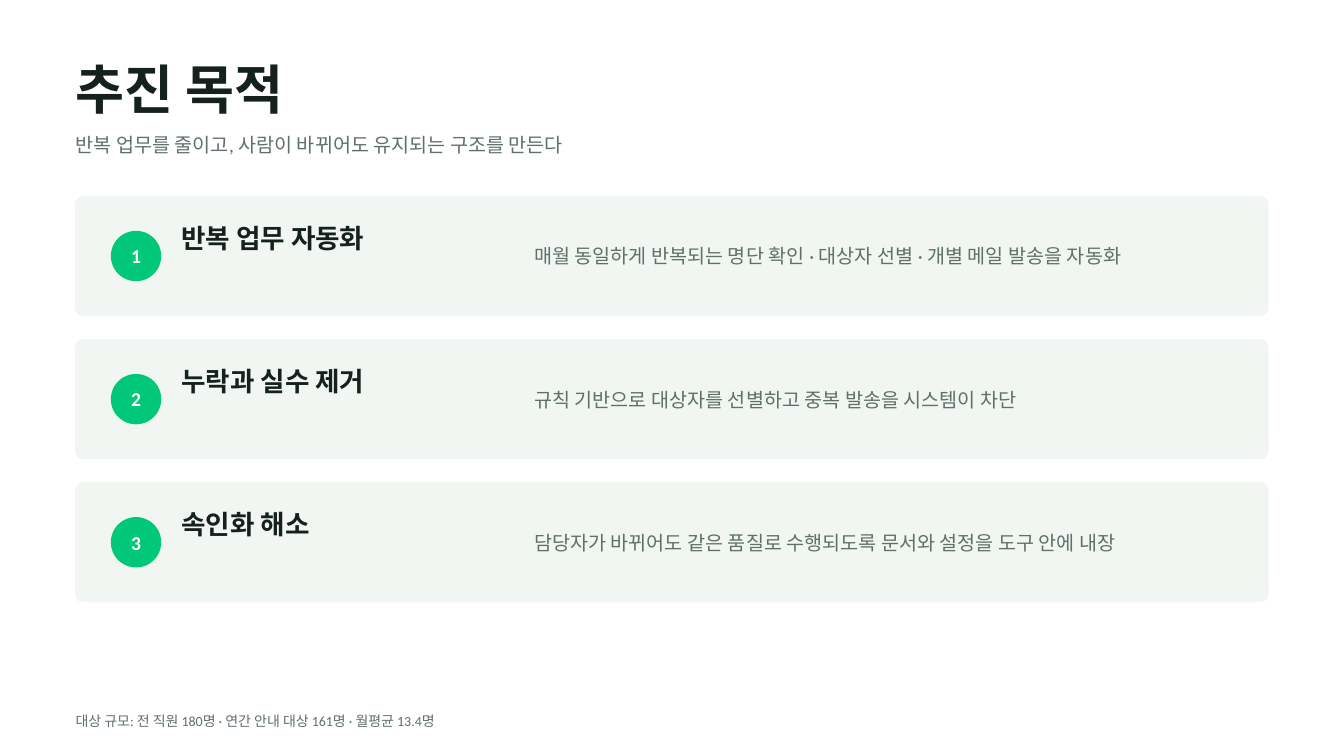
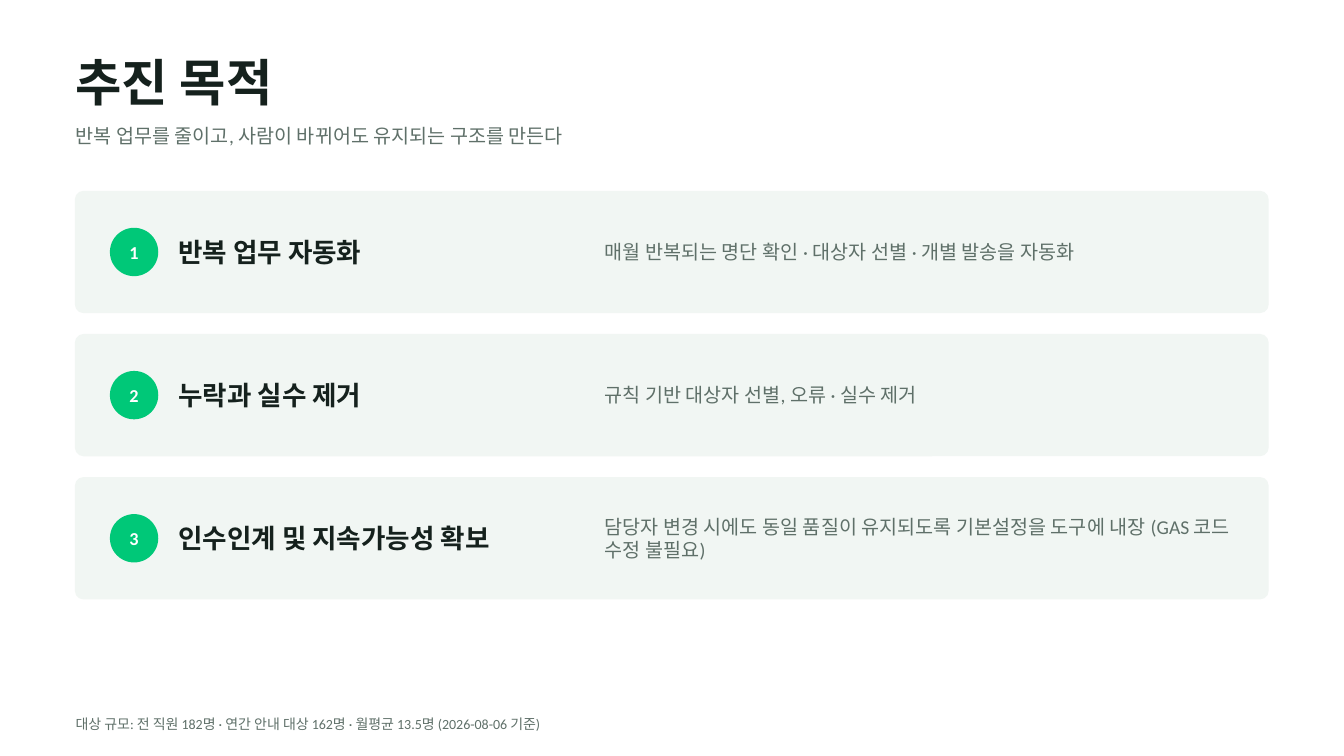
Before and after one commit to lightup971/-, a slide deck: slide 2 of bureung-automation/생일휴가_자동화_PT.pptx. Drawn at 1344x756 pixels with LibreOffice and Linux fonts; fonts in the diff are those of the drawing. Boxes give left, top, right and bottom in pixels: in the first picture for what was removed or moved away, otherwise in the second. Text is boxed around its words. In the diff, an @@ line names an element or a change of style, - is before the commit and + after.

```diff
--- a/bureung-automation/생일휴가_자동화_PT.pptx
+++ b/bureung-automation/생일휴가_자동화_PT.pptx
@@ text "추진 목적" at (76,59,273,106): size 38 to 36 pt @@
@@ text "반복 업무를 줄이고, 사람이 바뀌어도 ...": place and size @@
-text "반복 업무를 줄이고, 사람이 바뀌어도 ..." at (76,136,563,154)
+text "반복 업무를 줄이고, 사람이 바뀌어도 ..." at (76,127,563,145)
@@ text "반복 업무 자동화": place and size @@
-text "반복 업무 자동화" at (181,225,364,251)
+text "반복 업무 자동화" at (178,239,361,265)
@@ text at (605,242,1074,261): text changed @@
-매월 동일하게 반복되는 명단 확인 · 대상자 선별 · 개별 메일 발송을 자동화
+매월 반복되는 명단 확인 · 대상자 선별 · 개별 발송을 자동화
@@ text "누락과 실수 제거": place and size @@
-text "누락과 실수 제거" at (181,368,365,394)
+text "누락과 실수 제거" at (178,382,361,408)
@@ text at (605,385,917,404): text changed @@
-규칙 기반으로 대상자를 선별하고 중복 발송을 시스템이 차단
+규칙 기반 대상자 선별, 오류 · 실수 제거
@@ proportions changed in 3 elements at (76,192,1268,313), (76,335,1268,456), (76,478,1268,599) @@
@@ size 14 to 13 pt in 3 elements at (129,247,138,259), (129,390,138,402), (129,533,138,545) @@
@@ 3 rounded rectangles, 3 ellipses: place and size @@
-3 rounded rectangles, 3 ellipses at (76,197,1268,602)
+3 rounded rectangles, 3 ellipses at (76,192,1268,599)
@@ text at (178,525,490,551): text changed @@
-속인화 해소
+인수인계 및 지속가능성 확보
@@ text at (605,518,1230,560): text changed @@
-담당자가 바뀌어도 같은 품질로 수행되도록 문서와 설정을 도구 안에 내장
+담당자 변경 시에도 동일 품질이 유지되도록 기본설정을 도구에 내장 (GAS 코드 수정 불필요)
@@ text at (76,717,540,731): text changed @@
-대상 규모: 전 직원 180명 · 연간 안내 대상 161명 · 월평균 13.4명
+대상 규모: 전 직원 182명 · 연간 안내 대상 162명 · 월평균 13.5명 (2026-08-06 기준)
```
Also in this commit, not shown: 7 other slides changed, 3 slides added, 2 slides removed, 1 other file.
